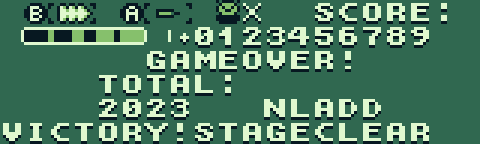
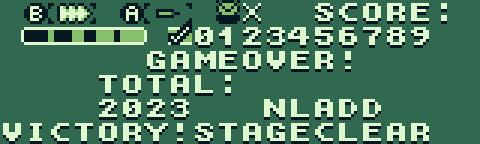
Layered file, before and after one edit (480 x 144). Changes by layer:
renamed "Meter2" to "MeterCheckmark", painted on it over bbox(168, 24, 192, 45)
